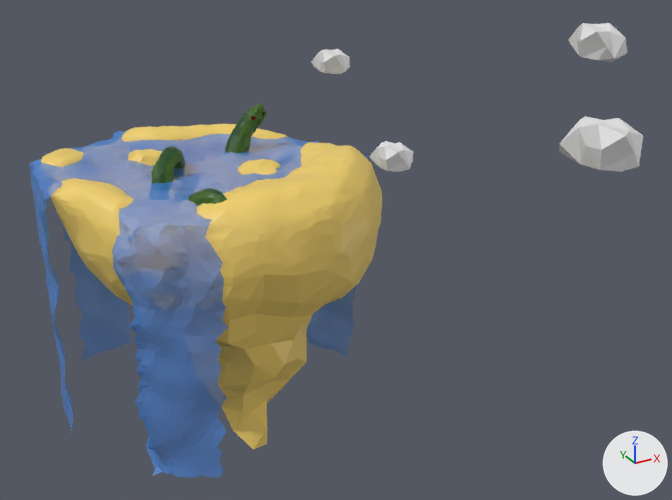
What one commit did to the Blender file Welt/SandyIsland3.blend.
One viewpoint serves both versions: a 50 mm lens placed at (-376.0, -940.0, 395.0), pointed at (85.0, -101.0, -25.0). Arrows for +X, +Y and +Z are at lower right; the lights stay in place.

Objects in the first picture: 'Icosphere', 'Plane.001', 'Wolke', 'Wolke.001', 'Wolke.002', 'Wolke.003'.
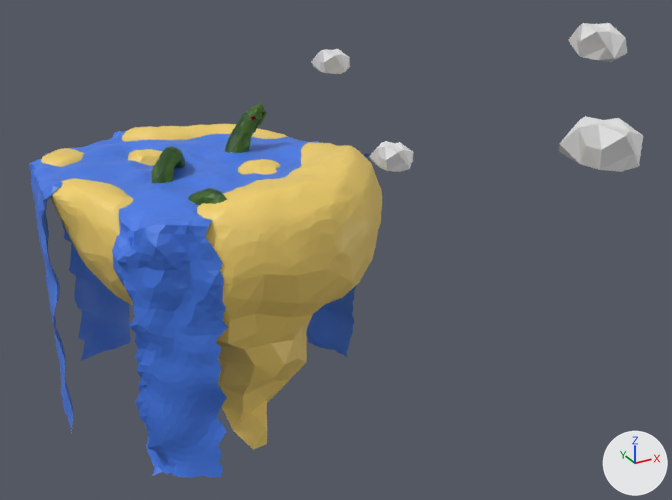
What changed in the scene script:
```text
Add mat_material:
    mat_material = principled_material('Material')
    mat_material.base_color = (0.0577, 0.195, 0.8)  # blue #447ae7
Change me_plane_001:
    where me_plane_001.from_pydata(...)  # 3126 vertices, 5865 faces; spans x -0.77..0.98, y -0.72..0.86, z -1.12..0.3
    remove me_plane_001.materials.append(mat_water_001)
    add me_plane_001.materials.append(mat_material)  # blue #447ae7
Change ob_plane_001:
    remove ob_plane_001.visible_shadow = False
```

Where the change shows, as pixel boxes (x1, y1, x2, y2) in the pictures (672 x 500 px):
'Plane.001', recoloured, surface changed
    both: (29, 131, 369, 478)
